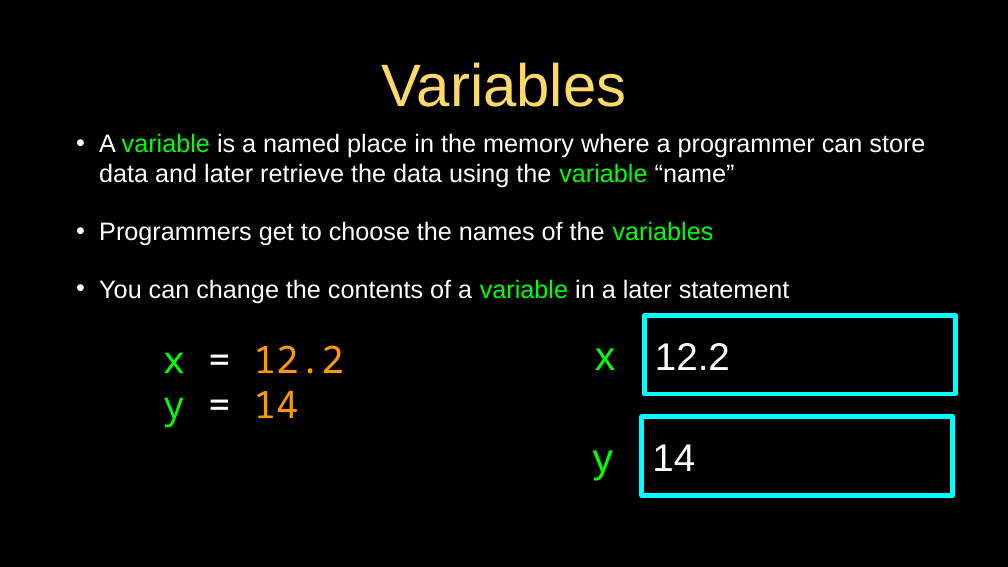
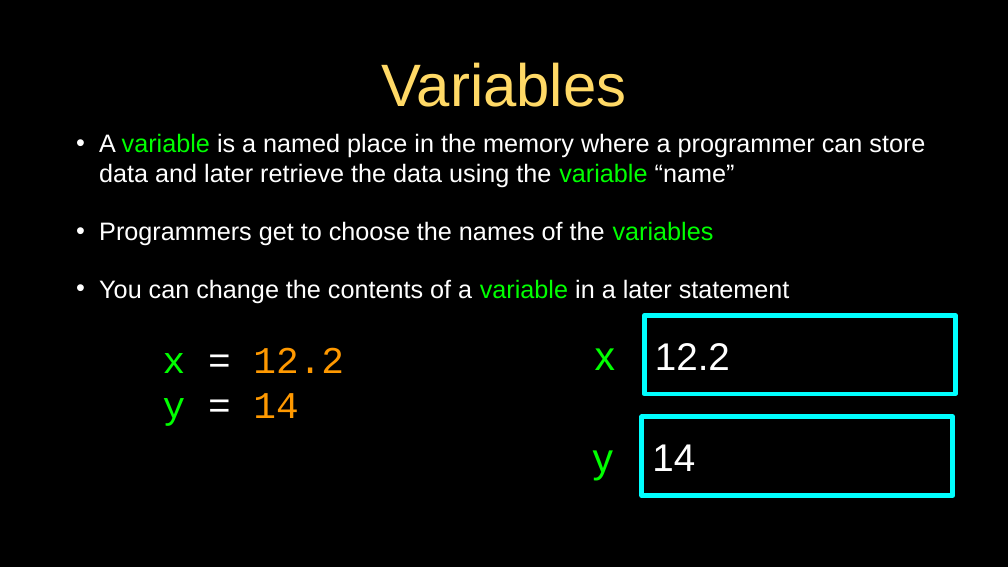
Before and after one commit to motazsaad/wdmm1402-2019, a slide deck: slide 4 of ppt/pythonlearn-02-expressions.pptx. Drawn at 1008x567 pixels with LibreOffice and Linux fonts; fonts in the diff are those of the drawing. Boxes give left, top, right and bottom in pixels: in the first picture for what was removed or moved away, otherwise in the second. Text is boxed around its words. In the diff, an @@ line names an element or a change of style, - is before the commit and + after.

Commit message:
variables in Python

```diff
--- a/ppt/pythonlearn-02-expressions.pptx
+++ b/ppt/pythonlearn-02-expressions.pptx
@@ text "x = 12.2" at box(163, 347, 344, 426): font Noto Sans Mono to Courier New @@
```
Also in this commit, not shown: 28 other slides changed, 4 other files.
